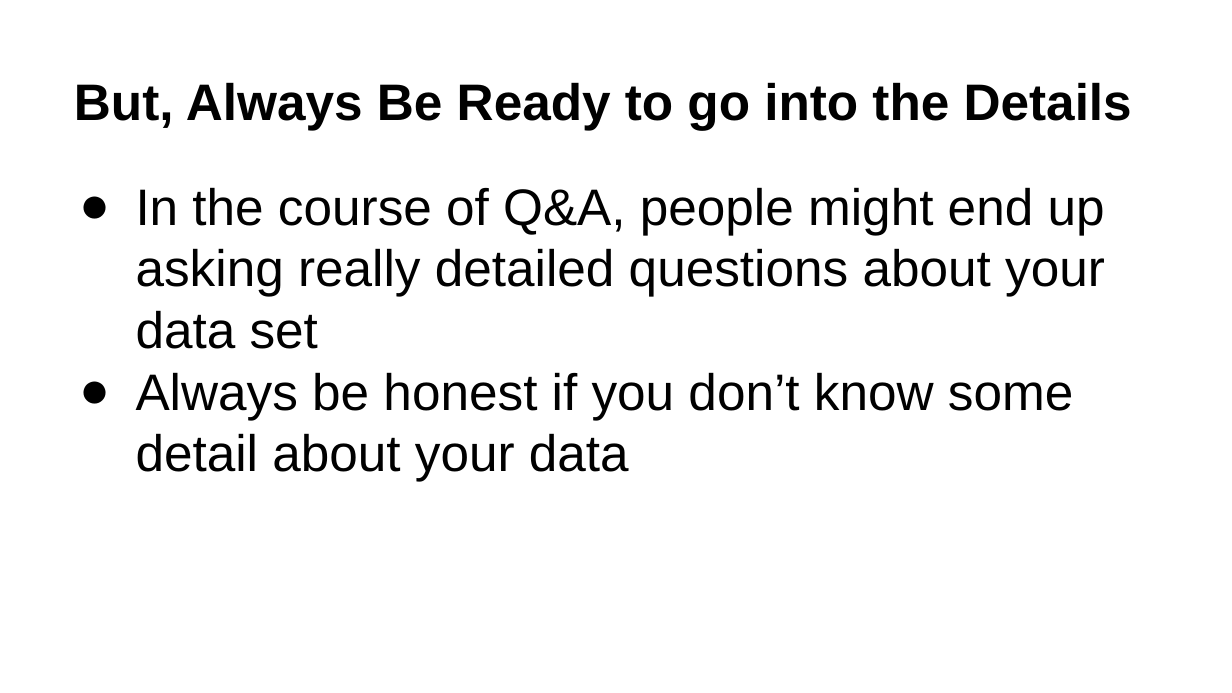
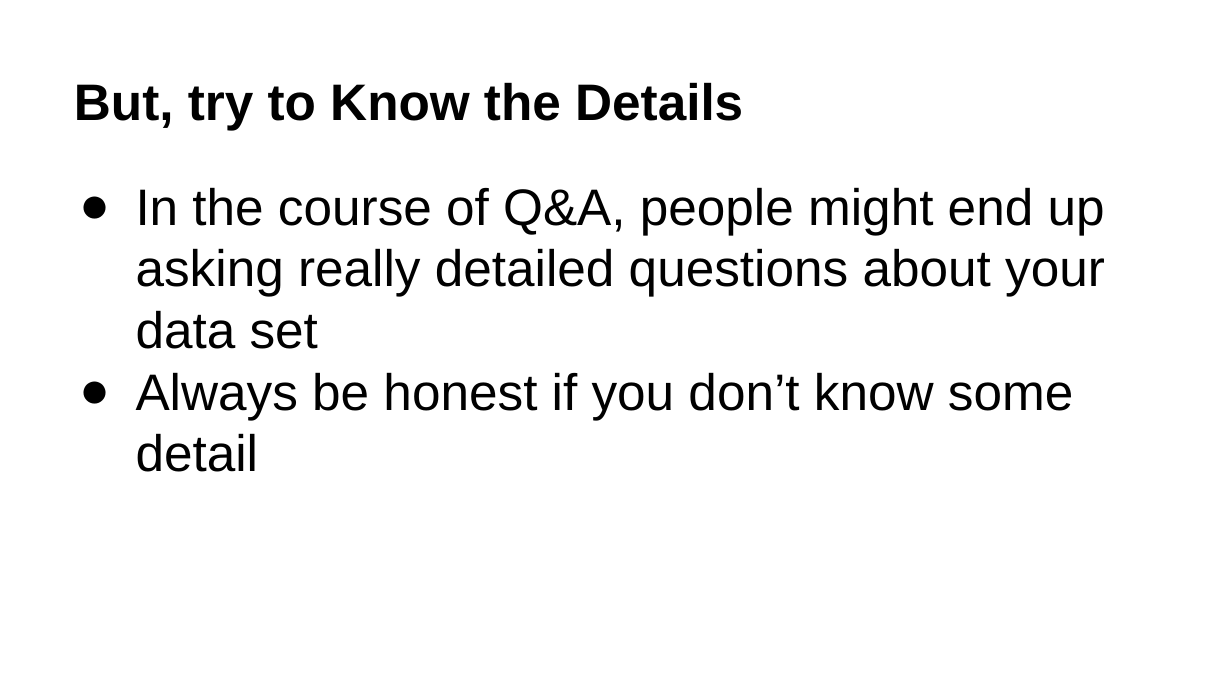
Before and after one commit to qwwqwwq/IPEDS, a slide deck: slide 26 of Data Analysis and Presentation.pptx (slide 16 before the commit). Drawn at 1232x693 pixels with LibreOffice and Linux fonts; fonts in the diff are those of the drawing. Boxes give left, top, right and bottom in pixels: in the first picture for what was removed or moved away, otherwise in the second. Text is boxed around its words. In the diff, an @@ line names an element or a change of style, - is before the commit and + after.

```diff
--- a/Data Analysis and Presentation.pptx
+++ b/Data Analysis and Presentation.pptx
@@ title at (74,82,743,130): text changed @@
-But, Always Be Ready to go into the Details
+But, try to Know the Details
@@ text at (136,372,1073,472): text changed @@
-● Always be honest if you don’t know some detail about your data
+● Always be honest if you don’t know some detail
```
Also in this commit, not shown: 4 other slides changed, 11 slides added, 1 slide removed, 3 other files.
